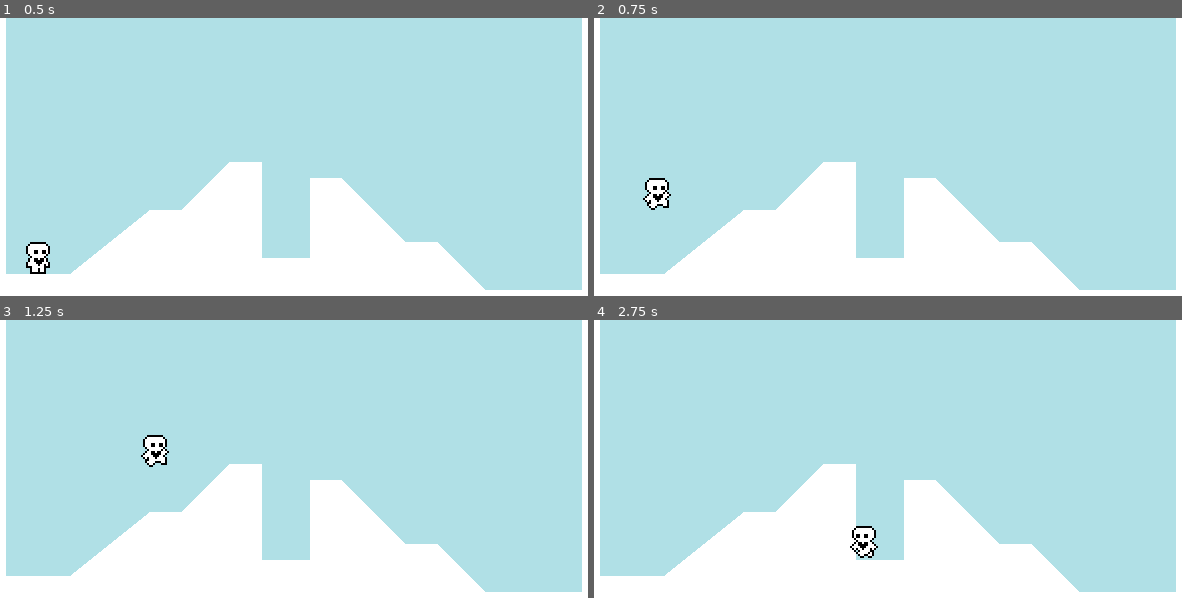
Above: before the commit, frames 1-4 (two rows, left to right).
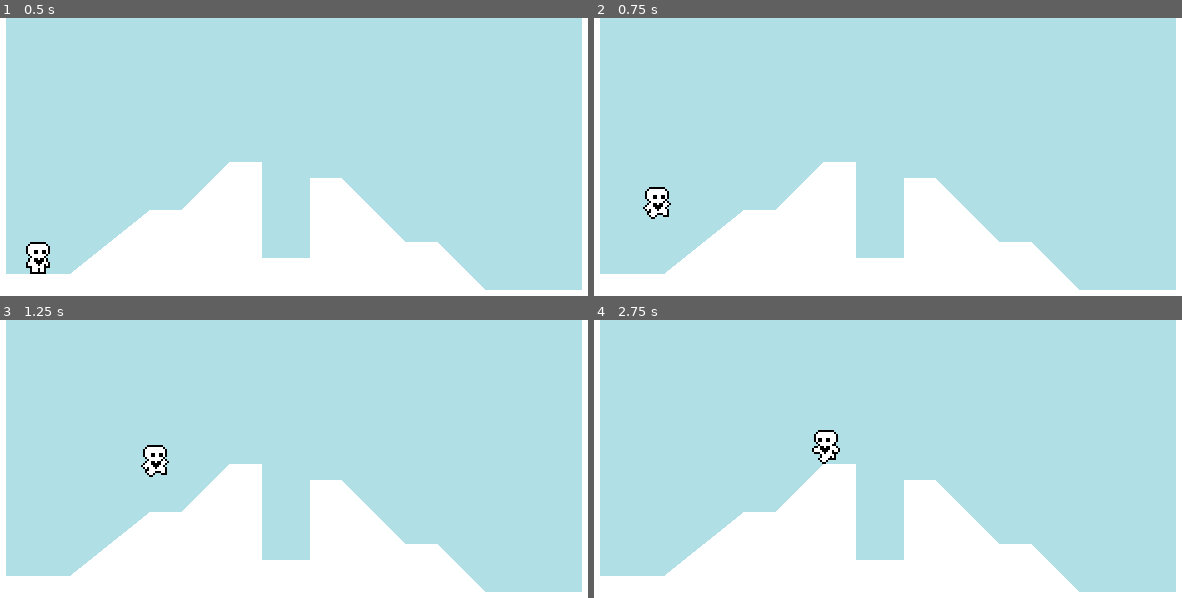
Above: after the commit, the same moments.

Repository: dewy-git/HeartPlatformer
Game: Godot game, scene res://scenes/world.tscn
Same seed, same stepped clock (60 frames per second), same inputs: the game is played once before the commit and once after it.
Inputs:
- Up to frame 1 (0.5 s): no input
- Up to frame 2 (0.75 s): tap Enter (ui_accept) at 0.5, 0.6 s; hold Right (ui_right) from 0.53 s (still down)
- Up to frame 3 (1.25 s): keep holding Right (ui_right); tap Enter (ui_accept) at 0.77, 1.07 s
- Up to frame 4 (2.75 s): tap Enter (ui_accept) at 1.35, 1.52, 1.82, 2.1 s; release Right (ui_right) at 2.03 s; hold Left (ui_left) from 2.03 s (still down)

Frame 1 is identical in both runs. In frame 2, 0.4% of the frame differs, in the area x 8-14%, y 57-73%; in frame 3, 0.4%; in frame 4, 0.8%, in the area x 37-49%, y 39-86%.

Commit message:
progress 3 custom resources

Diff:
--- /dev/null
+++ b/assets/DefaultMovementData.tres
@@ -0,0 +1,12 @@
+[gd_resource type="Resource" script_class="PlayerMovementData" load_steps=2 format=3 uid="uid://c3gd0e07m0o73"]
+
+[ext_resource type="Script" path="res://assets/PlayerMovementData.gd" id="1_wnq51"]
+
+[resource]
+script = ExtResource("1_wnq51")
+speed = 100.0
+acceleration = 600.0
+friction = 1000.0
+jump_velocity = -250.0
+gravity_scale = 0.8
+air_resistance = 190.0
--- /dev/null
+++ b/assets/FasterMovementData.tres
@@ -0,0 +1,11 @@
+[gd_resource type="Resource" script_class="PlayerMovementData" load_steps=2 format=3 uid="uid://44yrscgquoq8"]
+
+[ext_resource type="Script" path="res://assets/PlayerMovementData.gd" id="1_ovo47"]
+
+[resource]
+script = ExtResource("1_ovo47")
+speed = 120.0
+acceleration = 1000.0
+friction = 1000.0
+jump_velocity = -350.0
+gravity_scale = 1.0
--- /dev/null
+++ b/assets/PlayerMovementData.gd
@@ -0,0 +1,9 @@
+class_name PlayerMovementData
+extends Resource
+
+@export var speed = 100.0
+@export var acceleration = 600.0
+@export var friction = 1000.0
+@export var jump_velocity = -300.0
+@export var gravity_scale = 1.0
+@export var air_resistance = 200.0
--- /dev/null
+++ b/assets/SlowMovementData.tres
@@ -0,0 +1,11 @@
+[gd_resource type="Resource" script_class="PlayerMovementData" load_steps=2 format=3 uid="uid://bcwgcs5g7117n"]
+
+[ext_resource type="Script" path="res://assets/PlayerMovementData.gd" id="1_l7yln"]
+
+[resource]
+script = ExtResource("1_l7yln")
+speed = 50.0
+acceleration = 600.0
+friction = 800.0
+jump_velocity = -250.0
+gravity_scale = 0.5
--- a/scenes/player.tscn
+++ b/scenes/player.tscn
@@ -1,7 +1,8 @@
-[gd_scene load_steps=13 format=3 uid="uid://c66andaynsj5m"]
+[gd_scene load_steps=14 format=3 uid="uid://c66andaynsj5m"]
 
 [ext_resource type="Script" path="res://scripts/player.gd" id="1_jp0ku"]
 [ext_resource type="Texture2D" uid="uid://b4yg3yhj2eehl" path="res://assets/player.png" id="2_4ko8l"]
+[ext_resource type="Resource" uid="uid://bcwgcs5g7117n" path="res://assets/SlowMovementData.tres" id="2_t0dji"]
 
 [sub_resource type="AtlasTexture" id="AtlasTexture_lfg3b"]
 atlas = ExtResource("2_4ko8l")
@@ -81,7 +82,9 @@
 size = Vector2(8, 16)
 
 [node name="Player" type="CharacterBody2D"]
+floor_snap_length = 3.0
 script = ExtResource("1_jp0ku")
+movement_data = ExtResource("2_t0dji")
 
 [node name="AnimatedSprite2D" type="AnimatedSprite2D" parent="."]
 position = Vector2(0, -10)
--- a/scenes/world.tscn
+++ b/scenes/world.tscn
@@ -1,7 +1,8 @@
-[gd_scene load_steps=3 format=3 uid="uid://kvtp5g5xmjtx"]
+[gd_scene load_steps=4 format=3 uid="uid://kvtp5g5xmjtx"]
 
 [ext_resource type="Script" path="res://scripts/world.gd" id="1_ks6bk"]
 [ext_resource type="PackedScene" uid="uid://c66andaynsj5m" path="res://scenes/player.tscn" id="2_wsndy"]
+[ext_resource type="Resource" uid="uid://c3gd0e07m0o73" path="res://assets/DefaultMovementData.tres" id="3_lrg4w"]
 
 [node name="World" type="Node2D"]
 script = ExtResource("1_ks6bk")
@@ -18,3 +19,4 @@
 position = Vector2(32, 120)
 floor_constant_speed = true
 floor_snap_length = 2.0
+movement_data = ExtResource("3_lrg4w")
--- a/scripts/player.gd
+++ b/scripts/player.gd
@@ -1,9 +1,6 @@
 extends CharacterBody2D
 
-const SPEED = 100.0
-const ACCELERATION = 600.0
-const FRICTION = 1000.0
-const JUMP_VELOCITY = -300.0
+@export var movement_data : PlayerMovementData
 
 
 var gravity = ProjectSettings.get_setting("physics/2d/default_gravity")
@@ -17,6 +14,7 @@
 	var input_axis = Input.get_axis("ui_left", "ui_right")
 	handle_acceleration(input_axis, delta)
 	apply_friction(input_axis, delta)
+	apply_air_resistance(input_axis, delta)
 	update_animations(input_axis)
 	var was_on_floor = is_on_floor()
 	move_and_slide()
@@ -26,23 +24,27 @@
 
 func apply_gravity(delta):
 	if not is_on_floor():
-		velocity.y += gravity * delta
+		velocity.y += gravity * movement_data.gravity_scale * delta
 
 func handle_jump():
 	if is_on_floor() or coyote_jump_timer.time_left > 0.0:
 		if Input.is_action_just_pressed("ui_accept"):
-			velocity.y = JUMP_VELOCITY
+			velocity.y = movement_data.jump_velocity
 	if not is_on_floor():
-		if Input.is_action_just_released("ui_accept") and velocity.y < JUMP_VELOCITY / 2:
-			velocity.y = JUMP_VELOCITY / 2
+		if Input.is_action_just_released("ui_accept") and velocity.y < movement_data.jump_velocity / 2:
+			velocity.y = movement_data.jump_velocity / 2
 
 func handle_acceleration(input_axis, delta):
 	if input_axis !=0:
-		velocity.x = move_toward(velocity.x, SPEED * input_axis, ACCELERATION * delta)
+		velocity.x = move_toward(velocity.x, movement_data.speed * input_axis, movement_data.acceleration * delta)
 
 func apply_friction(input_axis, delta):
-	if input_axis == 0:
-		velocity.x = move_toward(velocity.x, 0, FRICTION * delta)
+	if input_axis == 0 and is_on_floor():
+		velocity.x = move_toward(velocity.x, 0, movement_data.friction * delta)
+
+func apply_air_resistance(input_axis, delta):
+	if input_axis == 0 and not is_on_floor():
+		velocity.x = move_toward(velocity.x, 0, movement_data.air_resistance * delta)
 
 func update_animations(input_axis):
 	if input_axis != 0:
